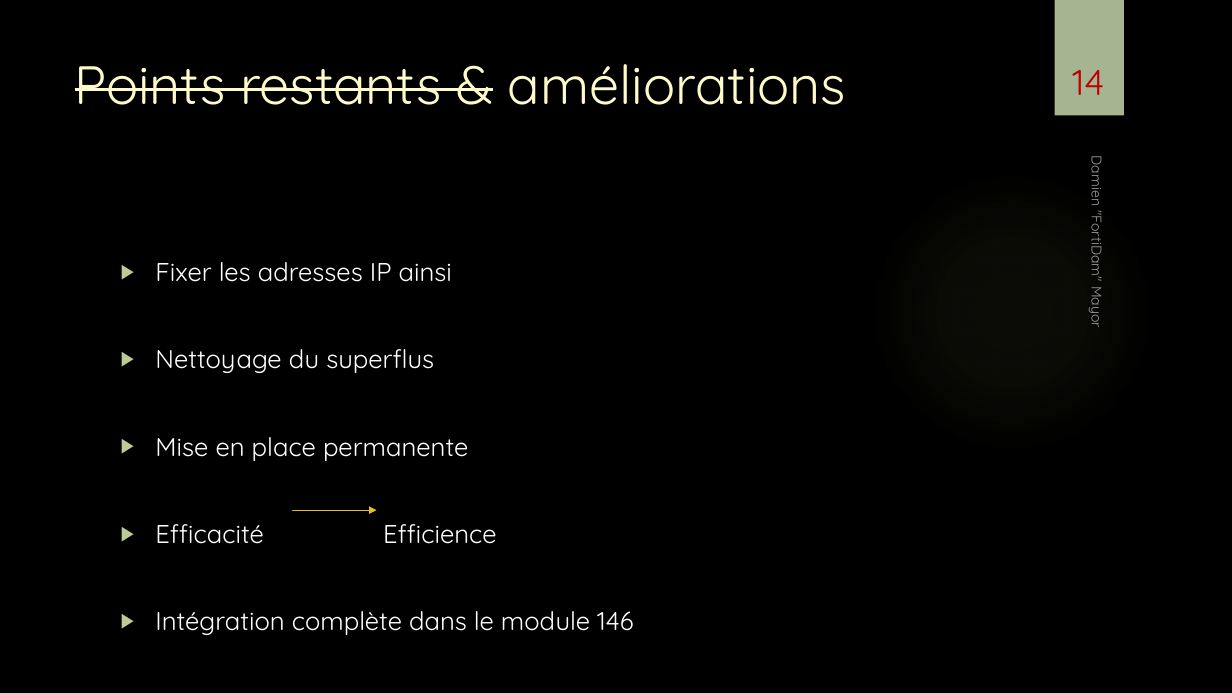
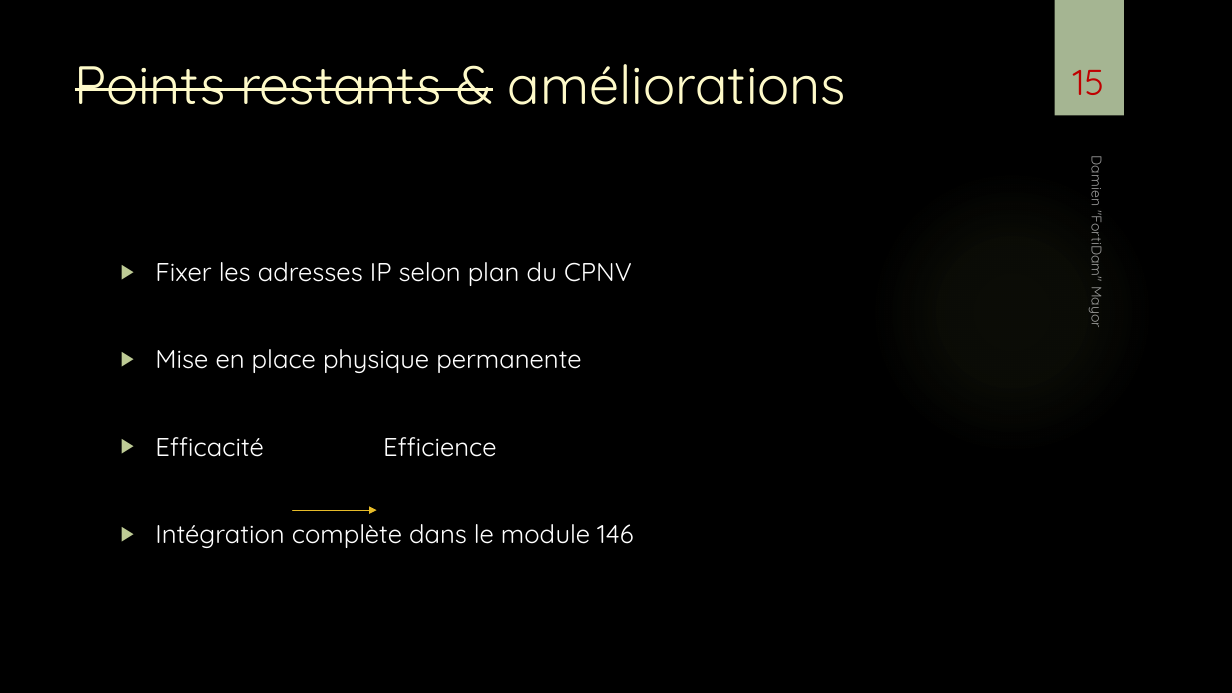
Before and after one commit to damienmayor/TPI, a slide deck: slide 15 of Présentation/Présentation TPI DMA.pptx (slide 14 before the commit). Drawn at 1232x693 pixels with LibreOffice and Linux fonts; fonts in the diff are those of the drawing; background and template pictures are left out. Boxes give left, top, right and bottom in pixels: in the first picture for what was removed or moved away, otherwise in the second. Text is boxed around its words. In the diff, an @@ line names an element or a change of style, - is before the commit and + after.

```diff
--- a/Présentation/Présentation TPI DMA.pptx
+++ b/Présentation/Présentation TPI DMA.pptx
@@ page number at (1073,70,1105,95): text changed @@
-14
+15
@@ text at (155,262,632,373): text changed @@
-▶ Fixer les adresses IP ainsi
-▶ Nettoyage du superflus
-▶ Mise en place permanente
+▶ Fixer les adresses IP selon plan du CPNV
+▶ Mise en place physique permanente
```
Also in this commit, not shown: 7 other slides changed, 1 slide added.
